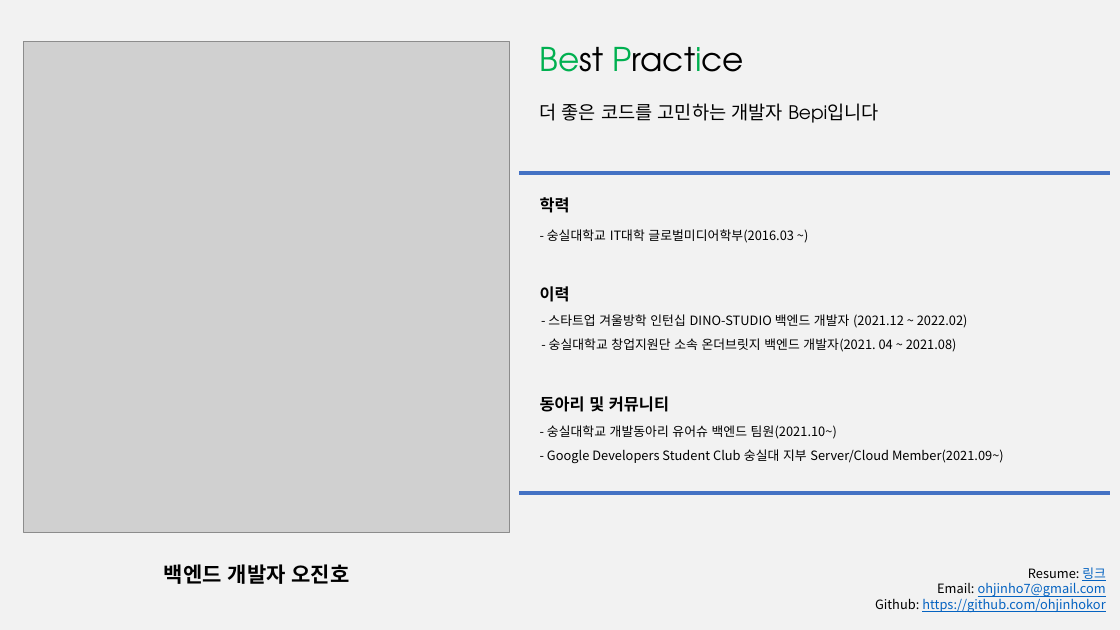
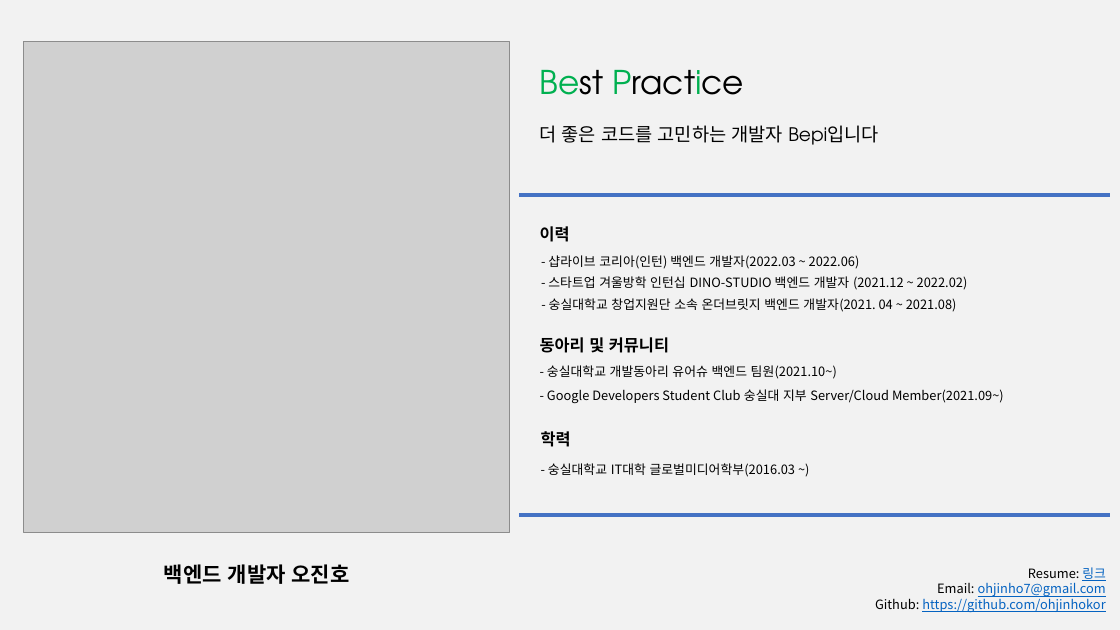
Before and after one commit to ohjinhokor/PortFolio, a slide deck: slide 1 of 오진호 포트폴리오.pptx. Drawn at 1120x630 pixels with LibreOffice and Linux fonts; fonts in the diff are those of the drawing; grey boxes stand for pictures. Boxes give left, top, right and bottom in pixels: in the first picture for what was removed or moved away, otherwise in the second. Text is boxed around its words. In the diff, an @@ line names an element or a change of style, - is before the commit and + after.

```diff
--- a/오진호 포트폴리오.pptx
+++ b/오진호 포트폴리오.pptx
@@ text added at (548,255,860,269), 11 pt, text #000000 @@
+- 샵라이브 코리아(인턴) 백엔드 개발자(2022.03 ~ 2022.06)
@@ text "- 스타트업 겨울방학 인턴십 DINO-STUDIO ...": place and size @@
-text "- 스타트업 겨울방학 인턴십 DINO-STUDIO ..." at (548,314,968,328)
+text "- 스타트업 겨울방학 인턴십 DINO-STUDIO ..." at (548,276,968,290)
@@ text "- 숭실대학교 창업지원단 소속 온더브릿지 ...": place and size @@
-text "- 숭실대학교 창업지원단 소속 온더브릿지 ..." at (549,338,957,352)
+text "- 숭실대학교 창업지원단 소속 온더브릿지 ..." at (549,298,957,312)
@@ 4 texts: place and size @@
-4 texts at (540,286,1004,464)
+4 texts at (540,226,1004,404)
@@ text "학력": place and size @@
-text "학력" at (540,197,570,213)
+text "학력" at (541,431,571,447)
@@ text "- 숭실대학교 IT대학 글로벌미디어학부(2016.03 ~)": place and size @@
-text "- 숭실대학교 IT대학 글로벌미디어학부(2016.03 ~)" at (547,229,794,243)
+text "- 숭실대학교 IT대학 글로벌미디어학부(2016.03 ~)" at (548,463,796,477)
@@ 2 lines, 1 text: place and size @@
-2 lines, 1 text at (519,47,1110,493)
+2 lines, 1 text at (519,70,1110,515)
```
Also in this commit, not shown: 4 other slides changed, 6 slides added, 2 slides removed, 4 other files.
